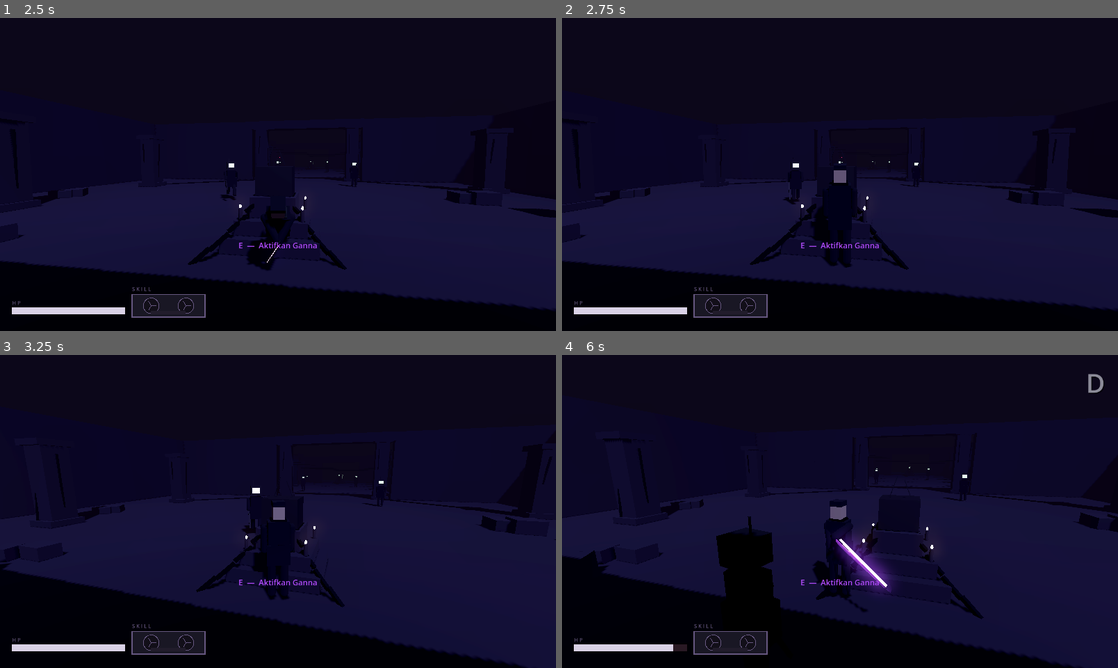
Above: before the commit, frames 1-4 (two rows, left to right).
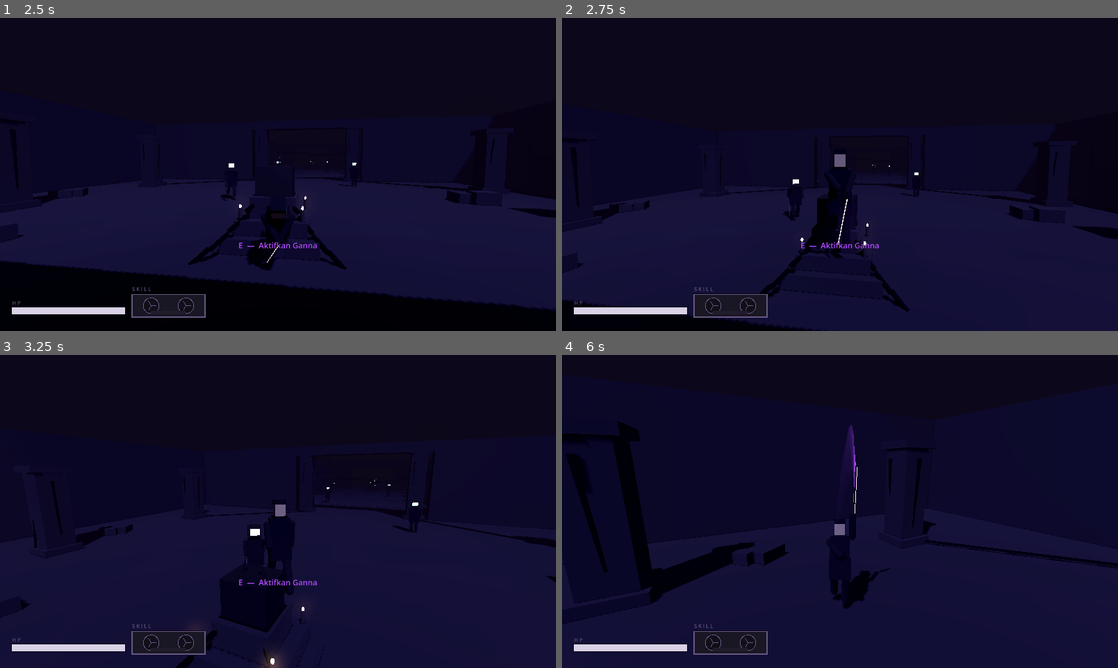
Above: after the commit, the same moments.

Repository: Watarufa/Pathaganna
Game: Godot game, scene res://scenes/main.tscn
Two runs of this game, one before a commit and one after it. Both use one fixed random seed, a clock stepped at 60 frames per second and the inputs below.
Inputs (mouse positions are in pixels of both pictures, inside the frame that each line leads up to):
- Up to frame 1 (2.5 s): click "M U L A I" at 0.5 s; tap Enter at 1.25 s; move the mouse to (305, 174) at 1.27 s; hold W (move_forward) from 1.28 s (still down); click (305, 174) at 1.35 s; tap Space (jump) at 1.52, 1.82, 2.27 s; tap Shift (dodge) at 1.55, 2.1 s; move the mouse to (250, 174) at 2.02 s; tap R (heavy) at 2.3 s
- Up to frame 2 (2.75 s): keep holding W (move_forward); tap Space (jump) at 2.57 s
- Up to frame 3 (3.25 s): keep holding W (move_forward); move the mouse to (289, 505) at 2.77 s; tap R (heavy) at 2.85 s; tap Tab (lockon) at 3.05 s
- Up to frame 4 (6 s): keep holding W (move_forward); move the mouse to (834, 517) at 3.52 s; tap Tab (lockon) at 3.6 s; tap Space (jump) at 3.77, 4.07, 4.52, 4.55, 4.82, 5.1, 5.27, 5.57 s; right-click (834, 517) at 3.8 s; move the mouse to (878, 514) at 4.27 s; right-click (878, 514) at 4.35 s; tap Q (skill) at 4.9 s; move the mouse to (795, 508) at 5.02 s; click (795, 508) at 5.3 s; move the mouse to (845, 511) at 5.77 s; click (845, 511) at 5.85 s

Frame 1 is identical in both runs. In frame 2, 14% of the frame differs, in the area x 0-100%, y 36-100%; in frame 3, 16%; in frame 4, 23%, in the area x 0-100%, y 6-100%.

Commit message:
add jump, air attack and heavy attack to player fsm

Diff:
--- a/scripts/player/player.gd
+++ b/scripts/player/player.gd
@@ -4,9 +4,13 @@
 class_name Player
 extends CharacterBody3D
 
-enum State { IDLE_RUN, ATTACK_1, ATTACK_2, ATTACK_3, DODGE, PARRY, SKILL, HITSTUN, DEAD }
-const STATE_NAMES := ["IDLE_RUN", "ATTACK_1", "ATTACK_2", "ATTACK_3", "DODGE", "PARRY", "SKILL", "HITSTUN", "DEAD"]
+enum State { IDLE_RUN, ATTACK_1, ATTACK_2, ATTACK_3, HEAVY, JUMP, AIR_ATTACK, DODGE, PARRY, SKILL, HITSTUN, DEAD }
+const STATE_NAMES := ["IDLE_RUN", "ATTACK_1", "ATTACK_2", "ATTACK_3", "HEAVY", "JUMP", "AIR_ATTACK",
+	"DODGE", "PARRY", "SKILL", "HITSTUN", "DEAD"]
 const ATTACK_STATES := [State.ATTACK_1, State.ATTACK_2, State.ATTACK_3]
+## Semua state yang mengayunkan bilah — dipakai untuk weapon trail.
+const SWING_STATES := [State.ATTACK_1, State.ATTACK_2, State.ATTACK_3,
+	State.HEAVY, State.AIR_ATTACK, State.SKILL]
 
 var state: State = State.IDLE_RUN
 var state_time := 0.0
@@ -29,6 +33,8 @@
 var _pd_buff_left := 0.0          # window bonus damage +50%
 var _parry_contact_time := -1.0   # state_time saat parry sukses (-1 = belum)
 var _spawn_invuln_left := 0.0
+var _coyote_left := 0.0           # sisa waktu masih boleh lompat setelah lepas dari tepi
+var _land_lag_left := 0.0         # recovery singkat setelah mendarat
 
 var rig: PoseRig
 var camera_rig: CameraRig
@@ -208,6 +214,12 @@
 			_st_idle_run(delta)
 		State.ATTACK_1, State.ATTACK_2, State.ATTACK_3:
 			_st_attack(delta)
+		State.HEAVY:
+			_st_heavy(delta)
+		State.JUMP:
+			_st_jump(delta)
+		State.AIR_ATTACK:
+			_st_air_attack(delta)
 		State.DODGE:
 			_st_dodge(delta)
 		State.PARRY:
@@ -238,7 +250,7 @@
 func _poll_combat_input() -> void:
 	if state == State.DEAD:
 		return
-	for a in ["attack", "dodge", "parry", "skill"]:
+	for a in ["attack", "heavy", "jump", "dodge", "parry", "skill"]:
 		if Input.is_action_just_pressed(a):
 			buffered_action = a
 			_buffer_left = Balance.INPUT.buffer_time
@@ -256,6 +268,13 @@
 		_combo_window_left -= delta
 		if _combo_window_left <= 0.0:
 			_combo_next = 0
+	if _land_lag_left > 0.0:
+		_land_lag_left -= delta
+	# coyote time: penuh selama menyentuh lantai, meluruh begitu lepas
+	if is_on_floor():
+		_coyote_left = Balance.JUMP.coyote_time
+	elif _coyote_left > 0.0:
+		_coyote_left -= delta
 
 func _consume_buffer() -> void:
 	buffered_action = ""
@@ -272,6 +291,11 @@
 	velocity.z = flat.z
 	_apply_gravity(delta)
 	_face(delta, dir)
+
+	# land lag: jeda sangat singkat setelah mendarat sebelum aksi berikutnya.
+	# Buffer tetap tersimpan, jadi input di tengah lag tidak hilang.
+	if _land_lag_left > 0.0:
+		return
 
 	# konsumsi buffer — dodge menang atas segalanya (identitas DMC)
 	if buffered_action == "dodge":
@@ -284,6 +308,13 @@
 	elif buffered_action == "parry":
 		_consume_buffer()
 		_enter_parry()
+	elif buffered_action == "jump":
+		if is_on_floor() or _coyote_left > 0.0:
+			_consume_buffer()
+			_enter_jump()
+	elif buffered_action == "heavy":
+		_consume_buffer()
+		_enter_heavy()
 	elif buffered_action == "attack":
 		_consume_buffer()
 		_enter_attack(_combo_next if _combo_window_left > 0.0 else 0)
@@ -315,16 +346,104 @@
 		else:
 			_enter_parry()
 		return
-	# chain serangan lanjutan
-	if a.chain_at > 0.0 and state_time >= a.chain_at and buffered_action == "attack":
-		_consume_buffer()
-		_stop_attack_boxes()
-		_enter_attack(_attack_index + 1)
-		return
+	# chain serangan lanjutan — klik kiri lanjut kombo, R menutup dengan heavy
+	if a.chain_at > 0.0 and state_time >= a.chain_at:
+		if buffered_action == "attack":
+			_consume_buffer()
+			_stop_attack_boxes()
+			_enter_attack(_attack_index + 1)
+			return
+		if buffered_action == "heavy":
+			_consume_buffer()
+			_stop_attack_boxes()
+			_enter_heavy()
+			return
 	if state_time >= a.duration:
 		_stop_attack_boxes()
 		_open_combo_window()
 		_change_state(State.IDLE_RUN)
+
+## Serangan berat. Window-nya sama polanya dengan kombo, cuma lebih lambat dan
+## lebih menghukum kalau meleset.
+func _st_heavy(delta: float) -> void:
+	var h: Dictionary = Balance.HEAVY
+	var flat := Vector3(velocity.x, 0, velocity.z).move_toward(Vector3.ZERO, Balance.PLAYER.decel * 0.5 * delta)
+	velocity.x = flat.x
+	velocity.z = flat.z
+	_apply_gravity(delta)
+
+	var active: bool = state_time >= float(h.hit_start) and state_time <= float(h.hit_end)
+	if active and not _hitbox_on:
+		_hitbox_on = true
+		hitbox.begin(_make_attack(h))
+	elif not active and _hitbox_on:
+		_hitbox_on = false
+		hitbox.end()
+
+	if state_time >= float(h.cancel_at) and (buffered_action == "dodge" or buffered_action == "parry"):
+		var act := buffered_action
+		_consume_buffer()
+		_stop_attack_boxes()
+		if act == "dodge":
+			_enter_dodge()
+		else:
+			_enter_parry()
+		return
+	if state_time >= float(h.duration):
+		_stop_attack_boxes()
+		_change_state(State.IDLE_RUN)
+
+## Melayang. TIDAK memakai _apply_gravity(): fungsi itu menolkan kecepatan
+## vertikal saat is_on_floor, dan di frame pertama lompat kaki masih menyentuh
+## lantai — lompatnya akan gagal tanpa error apa pun. Karena itu gravitasi
+## diterapkan langsung, dan pendaratan baru dicek setelah takeoff_grace.
+func _st_jump(delta: float) -> void:
+	var j: Dictionary = Balance.JUMP
+	var in_vec := Input.get_vector("move_left", "move_right", "move_forward", "move_back")
+	var dir := _cam_relative(in_vec)
+	var target_v := dir * Balance.PLAYER.move_speed * float(j.air_control)
+	var flat := Vector3(velocity.x, 0, velocity.z).move_toward(target_v, float(j.air_accel) * delta)
+	velocity.x = flat.x
+	velocity.z = flat.z
+	velocity.y -= Balance.PLAYER.gravity * delta
+	_face(delta, dir)
+
+	if buffered_action == "attack":
+		_consume_buffer()
+		_enter_air_attack()
+		return
+	if state_time >= float(j.takeoff_grace) and is_on_floor():
+		_land()
+
+func _st_air_attack(delta: float) -> void:
+	var a: Dictionary = Balance.AIR_ATTACK
+	velocity.y -= Balance.PLAYER.gravity * 0.4 * delta
+	var flat := Vector3(velocity.x, 0, velocity.z).move_toward(Vector3.ZERO, 8.0 * delta)
+	velocity.x = flat.x
+	velocity.z = flat.z
+
+	var active: bool = state_time >= float(a.hit_start) and state_time <= float(a.hit_end)
+	if active and not _hitbox_on:
+		_hitbox_on = true
+		hitbox.begin(_make_attack(a))
+	elif not active and _hitbox_on:
+		_hitbox_on = false
+		hitbox.end()
+
+	# mendarat memotong sisa durasi — terasa seperti benturan, bukan mengambang
+	if is_on_floor():
+		_stop_attack_boxes()
+		_land()
+		return
+	if state_time >= float(a.duration):
+		_stop_attack_boxes()
+		_change_state(State.JUMP)
+
+func _land() -> void:
+	_hitbox_offset_reset()
+	_land_lag_left = Balance.JUMP.land_lag
+	velocity.y = -0.5
+	_change_state(State.IDLE_RUN)
 
 func _open_combo_window() -> void:
 	if _attack_index + 1 < Balance.COMBO.size():
@@ -409,19 +528,50 @@
 func _enter_attack(idx: int) -> void:
 	_attack_index = clampi(idx, 0, Balance.COMBO.size() - 1)
 	_hitbox_on = false
-	# hadap niat serang: lock-on → target; ada input → arah input
-	var in_dir := _cam_relative(Input.get_vector("move_left", "move_right", "move_forward", "move_back"))
-	if lockon.target != null and is_instance_valid(lockon.target):
-		var to := lockon.target.global_position - global_position
-		if Vector2(to.x, to.z).length_squared() > 0.04:
-			rotation.y = atan2(-to.x, -to.z)
-	elif in_dir.length_squared() > 0.001:
-		rotation.y = atan2(-in_dir.x, -in_dir.z)
+	_hitbox_offset_reset()
+	_face_attack_intent()
 	_change_state(ATTACK_STATES[_attack_index])
 	var a: Dictionary = Balance.COMBO[_attack_index]
 	var fwd := -transform.basis.z
 	velocity.x = fwd.x * a.lunge
 	velocity.z = fwd.z * a.lunge
+
+func _enter_heavy() -> void:
+	_hitbox_on = false
+	_face_attack_intent()
+	_change_state(State.HEAVY)
+	var fwd := -transform.basis.z
+	velocity.x = fwd.x * float(Balance.HEAVY.lunge)
+	velocity.z = fwd.z * float(Balance.HEAVY.lunge)
+
+func _enter_jump() -> void:
+	_change_state(State.JUMP)
+	velocity.y = Balance.JUMP.speed
+	_coyote_left = 0.0
+
+func _enter_air_attack() -> void:
+	_hitbox_on = false
+	_face_attack_intent()
+	_change_state(State.AIR_ATTACK)
+	velocity.y = -float(Balance.AIR_ATTACK.dive_speed)
+	# hitbox digeser ke bawah-depan: ayunannya menukik, bukan mendatar
+	var hb: Dictionary = Balance.COMBO_HITBOX
+	hitbox.position = Vector3(0, 0.5, -float(hb.forward) * 0.8)
+
+func _hitbox_offset_reset() -> void:
+	var hb: Dictionary = Balance.COMBO_HITBOX
+	hitbox.position = Vector3(0, 1.1, -float(hb.forward))
+
+## Hadap niat serang: lock-on → target; ada input gerak → arah input.
+func _face_attack_intent() -> void:
+	if lockon.target != null and is_instance_valid(lockon.target):
+		var to := lockon.target.global_position - global_position
+		if Vector2(to.x, to.z).length_squared() > 0.04:
+			rotation.y = atan2(-to.x, -to.z)
+		return
+	var in_dir := _cam_relative(Input.get_vector("move_left", "move_right", "move_forward", "move_back"))
+	if in_dir.length_squared() > 0.001:
+		rotation.y = atan2(-in_dir.x, -in_dir.z)
 
 func _enter_dodge() -> void:
 	var in_vec := Input.get_vector("move_left", "move_right", "move_forward", "move_back")
@@ -556,7 +706,7 @@
 ## `vis_time` = state_time terinterpolasi ke frame render; `delta` = delta render
 ## (dipakai animasi yang berbasis akumulasi, bukan berbasis jam state).
 func _update_visuals(vis_time: float, delta: float) -> void:
-	trail.active = state in ATTACK_STATES or state == State.SKILL
+	trail.active = state in SWING_STATES
 	match state:
 		State.IDLE_RUN:
 			rig.pose(POSE_STANCE, 8.0)
@@ -564,6 +714,12 @@
 			rig.locomotion(ratio, delta)
 		State.ATTACK_1, State.ATTACK_2, State.ATTACK_3:
 			_attack_visual(_attack_index, vis_time)
+		State.HEAVY:
+			_heavy_visual(vis_time)
+		State.JUMP:
+			_jump_visual()
+		State.AIR_ATTACK:
+			_air_attack_visual(vis_time)
 		State.DODGE:
 			_dodge_visual(vis_time)
 		State.PARRY:
@@ -594,6 +750,59 @@
 		})
 	rig.pose({ "ArmL": Vector3(-30, 0, 25), "Head": Vector3(-4, 0, 0) }, 14.0)
 
+## Ayunan berat: tarikan balik jelas lalu hantaman panjang ke depan-bawah.
+func _heavy_visual(vis_time: float) -> void:
+	var h: Dictionary = Balance.HEAVY
+	var wind_end: float = float(h.hit_start) * 0.8
+	var wind := { "Torso": Vector3(-22, -34, 0), "ArmR": Vector3(-168, 0, -22),
+		"WeaponPivot": Vector3(-46, 62, 0), "ArmL": Vector3(-40, 0, 32) }
+	if vis_time < wind_end:
+		rig.pose(wind, 16.0)
+	else:
+		var k := clampf((vis_time - wind_end) / (float(h.hit_end) - wind_end), 0.0, 1.0)
+		k = k * k * (3.0 - 2.0 * k)
+		rig.snap({
+			"Torso": (wind.Torso as Vector3).lerp(Vector3(34, 26, 0), k),
+			"ArmR": (wind.ArmR as Vector3).lerp(Vector3(-34, 0, 14), k),
+			"WeaponPivot": (wind.WeaponPivot as Vector3).lerp(Vector3(-20, -68, 0), k),
+			"ArmL": (wind.ArmL as Vector3).lerp(Vector3(-16, 0, 18), k),
+		})
+	rig.pose({ "Head": Vector3(6, 0, 0) }, 12.0)
+
+## Pose udara: kaki tertekuk, condong mengikuti arah gerak vertikal.
+func _jump_visual() -> void:
+	var rise := clampf(velocity.y / Balance.JUMP.speed, -1.0, 1.0)
+	rig.pose({
+		"Torso": Vector3(-8.0 + rise * 10.0, 0, 0),
+		"Head": Vector3(-4, 0, 0),
+		"ArmL": Vector3(-46.0 - rise * 24.0, 0, 26),
+		"ArmR": Vector3(-30.0 - rise * 14.0, 0, -18),
+		"LegL": Vector3(38.0 + rise * 16.0, 0, 0),
+		"LegR": Vector3(16.0 - rise * 10.0, 0, 0),
+		"WeaponPivot": Vector3(-34, 0, 0),
+	}, 12.0)
+
+## Tebasan menukik dari atas ke bawah.
+func _air_attack_visual(vis_time: float) -> void:
+	var a: Dictionary = Balance.AIR_ATTACK
+	var wind_end: float = float(a.hit_start) * 0.6
+	var wind := { "Torso": Vector3(-30, 0, 0), "ArmR": Vector3(-176, 0, 0),
+		"WeaponPivot": Vector3(-70, 0, 0) }
+	if vis_time < wind_end:
+		rig.pose(wind, 24.0)
+	else:
+		var k := clampf((vis_time - wind_end) / (float(a.hit_end) - wind_end), 0.0, 1.0)
+		k = k * k * (3.0 - 2.0 * k)
+		rig.snap({
+			"Torso": (wind.Torso as Vector3).lerp(Vector3(46, 0, 0), k),
+			"ArmR": (wind.ArmR as Vector3).lerp(Vector3(-16, 0, 0), k),
+			"WeaponPivot": (wind.WeaponPivot as Vector3).lerp(Vector3(4, 0, 0), k),
+		})
+	rig.pose({
+		"ArmL": Vector3(-40, 0, 34), "Head": Vector3(10, 0, 0),
+		"LegL": Vector3(26, 0, 0), "LegR": Vector3(10, 0, 0),
+	}, 16.0)
+
 func _dodge_visual(vis_time: float) -> void:
 	var d: Dictionary = Balance.DODGE
 	var p := clampf(vis_time / float(d.duration), 0.0, 1.0)
